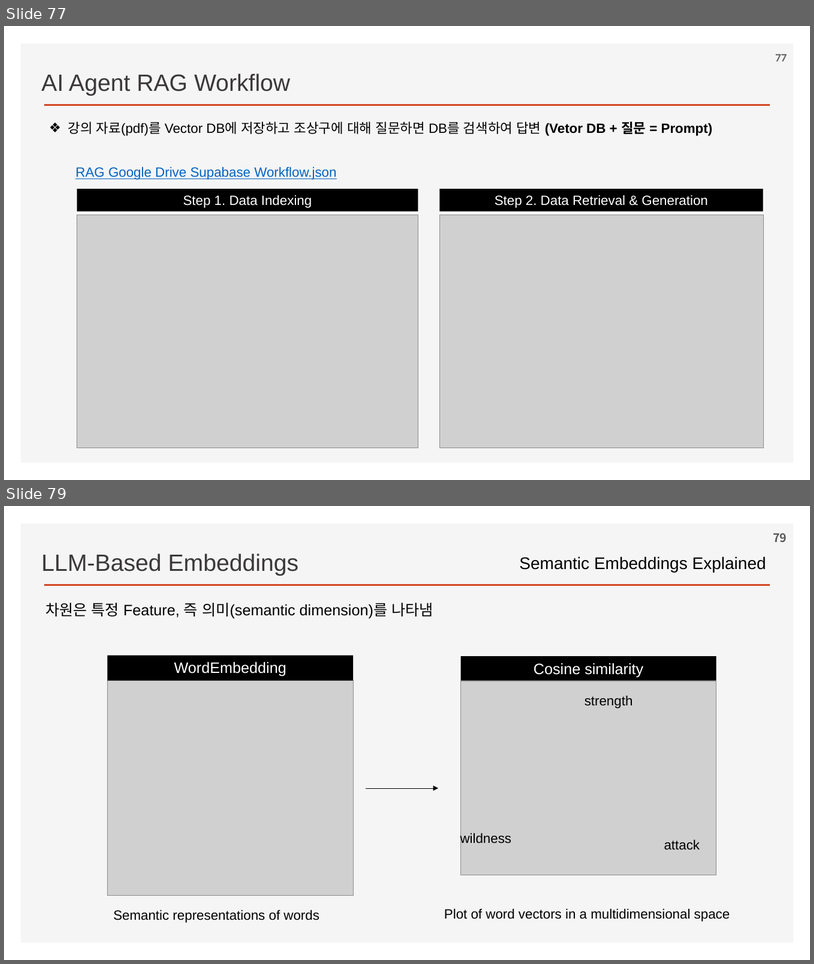
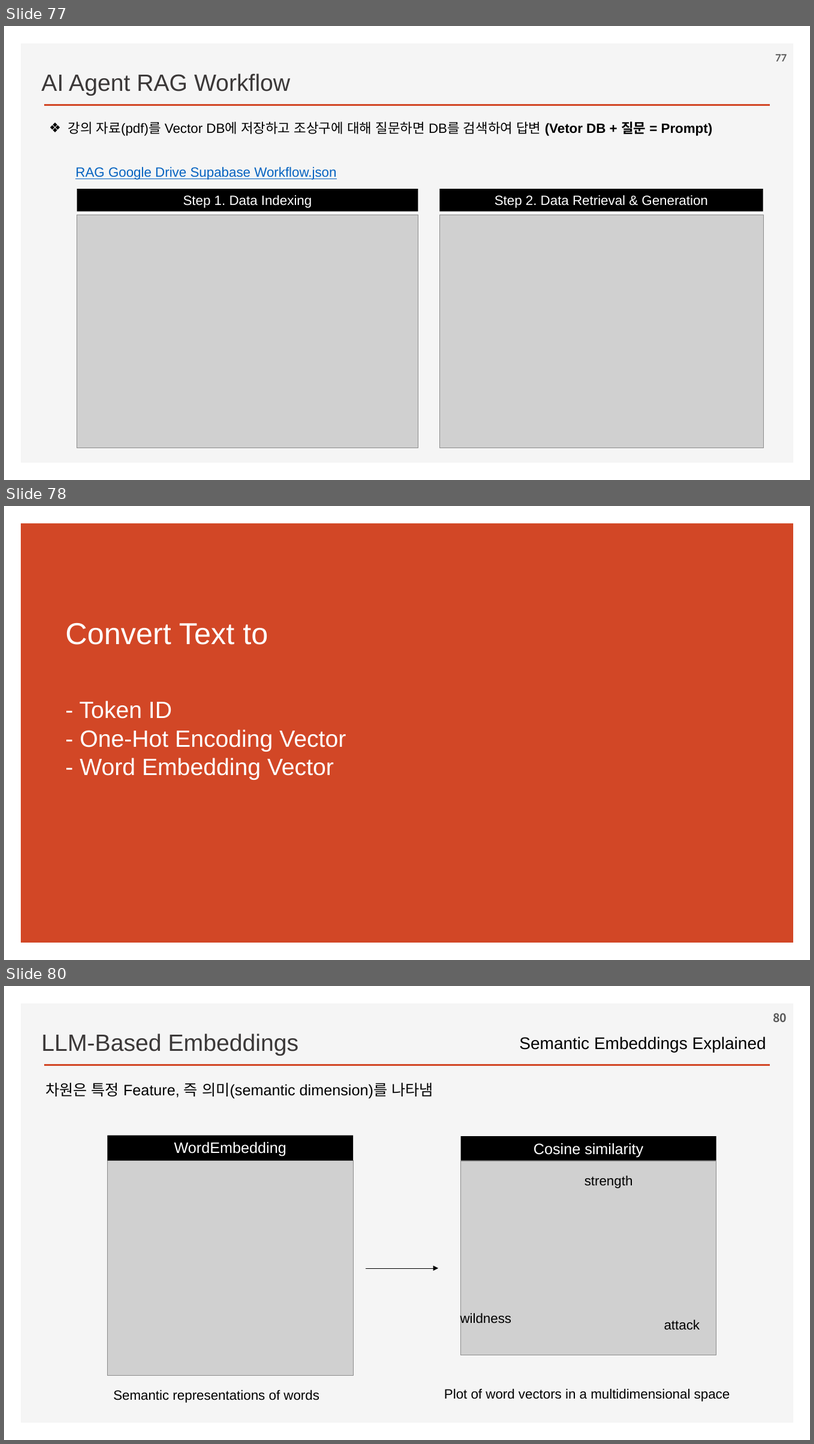
Before and after one commit to ancestor9/2026_Fall_AI-Workflow, a slide deck: PPTs/02_AI Workflow_n8n.pptx. Shown one above the other, each under a label of ours: slides 77 and 79 before the commit, slides 77, 78 and 80 after it; the slides between them are not shown. The pictures are 814x964 and 814x1444 pixels, drawn with LibreOffice and Linux fonts; fonts in the diff are those of the drawing; grey boxes stand for pictures; background and template pictures are left out. Boxes give left, top, right and bottom in pixels: in the first picture for what was removed or moved away, otherwise in the second. Text is boxed around its words. In the diff, an @@ line names an element or a change of style, - is before the commit and + after.

```diff
--- a/PPTs/02_AI Workflow_n8n.pptx
+++ b/PPTs/02_AI Workflow_n8n.pptx
@@ slide 78 added at [4, 506, 810, 960], background #FFFFFF @@
@@ rectangle added at [21, 523, 794, 943], fill #D24726 @@
@@ title added at [65, 623, 346, 780], 28 pt, text #FFFFFF @@
+Convert Text to
+- Token ID
+- One-Hot Encoding Vector
+- Word Embedding Vector
@@ what was slide 79 is now slide 80 @@
@@ page number at [773, 1013, 787, 1022]: text changed @@
-79
+80
```
Also in this commit, not shown: 4 other slides added, 1 slide removed.
